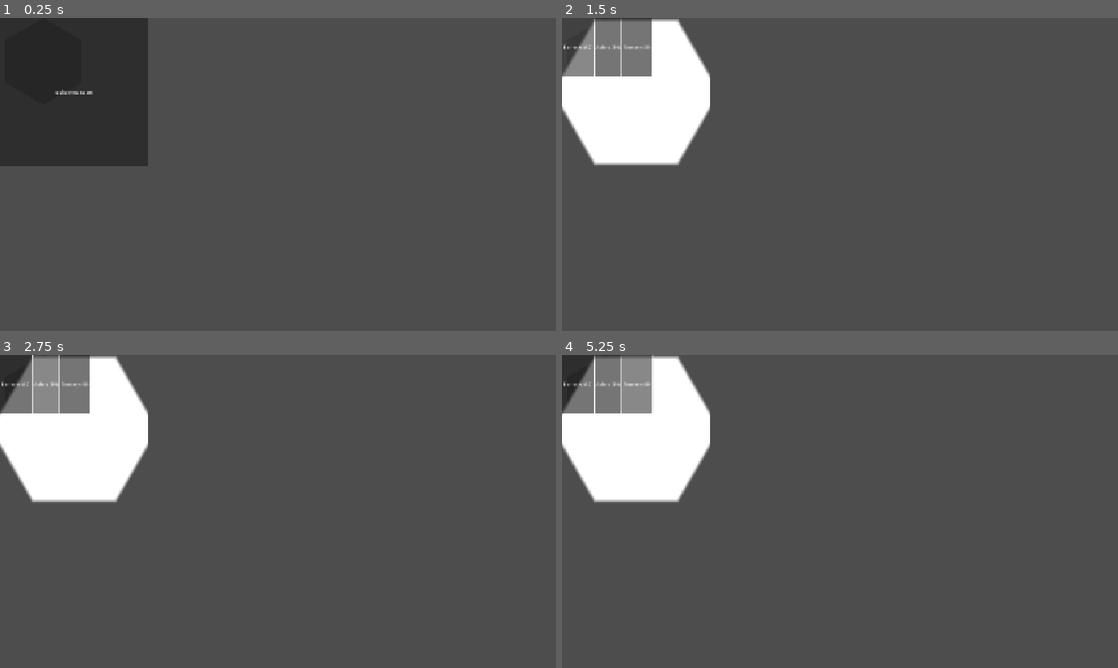
Above: before the commit, frames 1-4 (two rows, left to right).
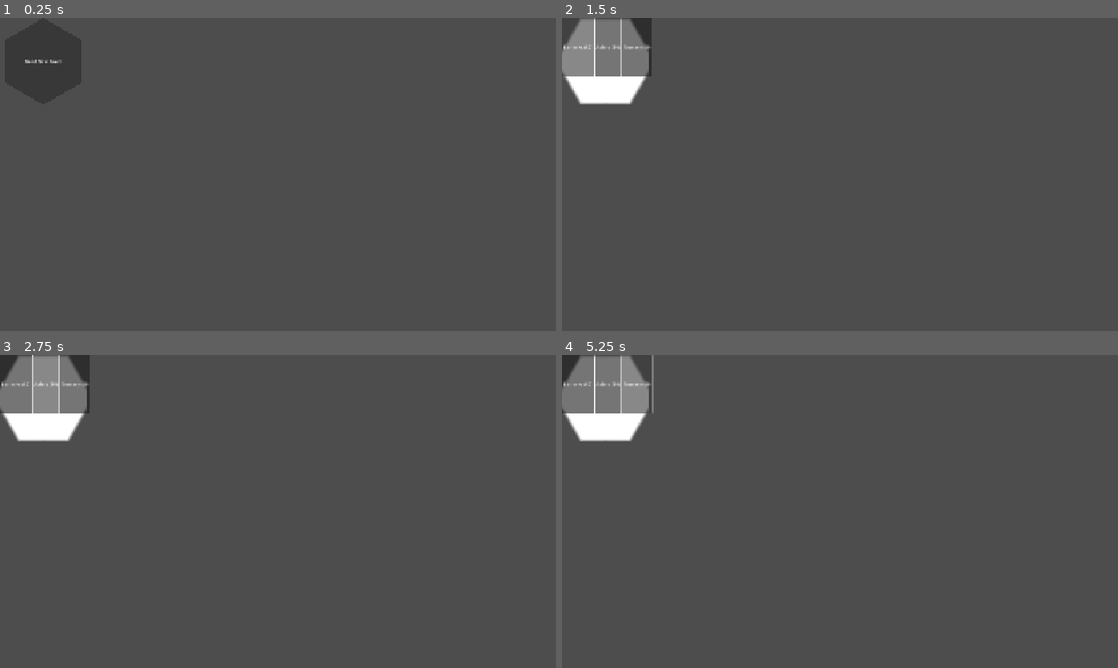
Above: after the commit, the same moments.

Repository: cyberstrgg/LitterBees
Game: Godot game, scene res://Scenes/room_slot.tscn
Two runs of this game, one before a commit and one after it. Both use one fixed random seed, a clock stepped at 60 frames per second and the inputs below. This scene is started directly instead of the project's main scene.
Inputs (mouse positions are in pixels of both pictures, inside the frame that each line leads up to; where the layout moved, square brackets give the same spot in the first picture):
- Up to frame 1 (0.25 s): no input
- Up to frame 2 (1.5 s): click (606, 61) [634, 93] at 0.5 s; click "Barracks (50)" at 1.25 s
- Up to frame 3 (2.75 s): click "Apiary (50)" at 2 s
- Up to frame 4 (5.25 s): click "Nursery (50)" at 2.75 s; click "Barracks (50)" at 3.5 s; click "Apiary (50)" at 4.25 s; click "Nursery (50)" at 5 s

The runs differ from the first frame. In frame 1, 9.8% of the frame differs, in the area x 0-27%, y 0-48%; in frame 2, 7.7%; in frame 3, 7.7%; in frame 4, 7.7%.

Commit message:
HexagonShopv1

Diff:
--- a/Scenes/room_slot.tscn
+++ b/Scenes/room_slot.tscn
@@ -11,8 +11,8 @@
 
 [node name="RoomSlot" type="PanelContainer"]
 custom_minimum_size = Vector2(300, 300)
-offset_right = 512.0
-offset_bottom = 512.0
+offset_right = 300.0
+offset_bottom = 300.0
 theme_override_styles/panel = SubResource("StyleBoxEmpty_kjnj3")
 script = ExtResource("1_kjnj3")
 
@@ -41,6 +41,14 @@
 layout_mode = 2
 icon_alignment = 1
 
+[node name="BuildLabel" type="Label" parent="."]
+layout_mode = 1
+anchors_preset = 15
+text = "Build New Room"
+horizontal_alignment = 1
+vertical_alignment = 1
+
 [node name="BuildButton" type="Button" parent="."]
-layout_mode = 2
-text = "Build New Room"
+layout_mode = 1
+anchors_preset = 15
+flat = true
--- a/Scripts/room_slot.gd
+++ b/Scripts/room_slot.gd
@@ -9,6 +9,7 @@
 
 @onready var build_menu = $BuildMenu
 @onready var build_button = $BuildButton
+@onready var build_label = $BuildLabel
 @onready var build_damage_button = $BuildMenu/VBoxContainer/BuildDamageButton
 @onready var build_speed_button = $BuildMenu/VBoxContainer/BuildSpeedButton
 @onready var build_recovery_button = $BuildMenu/VBoxContainer/BuildRecoveryButton
@@ -59,6 +60,7 @@
 func _on_build_button_pressed():
     build_menu.visible = true
     build_button.visible = false
+    build_label.visible = false
 
 func _on_build_room_type_pressed(type: String):
     match type:
@@ -75,4 +77,5 @@
         if build_menu.visible:
             build_menu.visible = false
             build_button.visible = true
+            build_label.visible = true
             get_viewport().set_input_as_handled()
